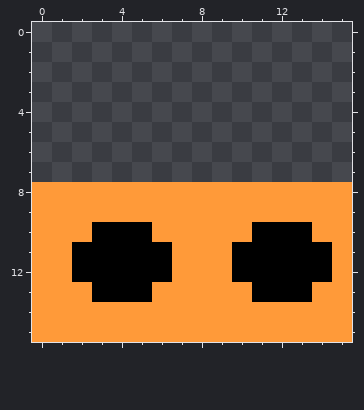
Two versions of one pixel-art sprite, sprites/platform.png. That is the earlier state.
The file is 16x16 pixels.
After the commit:
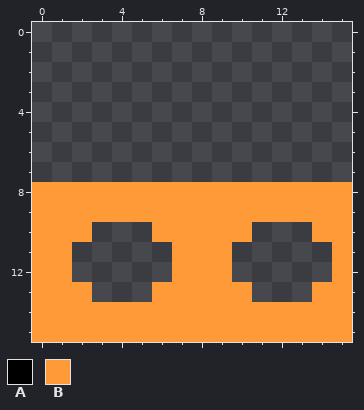
Palette (. is transparent): A #000000  B #ff9a39
From old to new:
y 10: x 3..5 AAA -> ...; x 11..13 AAA -> ...
y 11..12: x 2..6 AAAAA -> .....; x 10..14 AAAAA -> .....
y 13: x 3..5 AAA -> ...; x 11..13 AAA -> ...
Where, in picture pixels (left, top, right, bottom), the same in both pictures:
erased: (72, 222, 332, 302)
